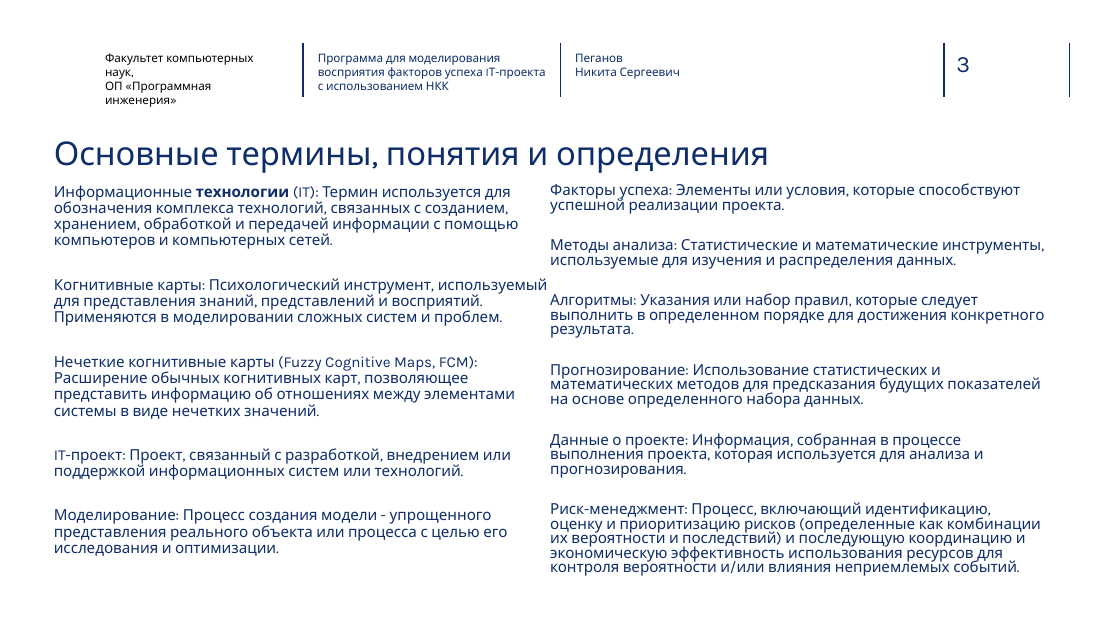
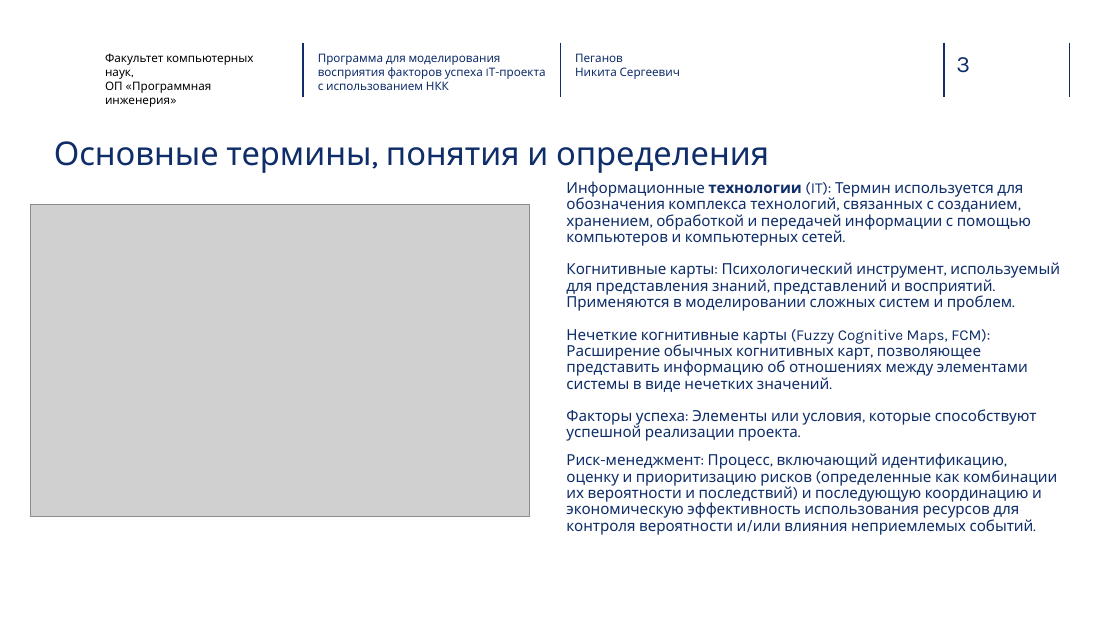
Before and after one commit to NikPeg/modeling_perception_success_factors, a slide deck: slide 3 of Презентация ВКР 2024.pptx. Drawn at 1120x630 pixels with LibreOffice and Linux fonts; fonts in the diff are those of the drawing; grey boxes stand for pictures; background and template pictures are left out. Boxes give left, top, right and bottom in pixels: in the first picture for what was removed or moved away, otherwise in the second. Text is boxed around its words. In the diff, an @@ line names an element or a change of style, - is before the commit and + after.

Commit message:
New presentation

```diff
--- a/Презентация ВКР 2024.pptx
+++ b/Презентация ВКР 2024.pptx
@@ picture added at <box>30,204,529,516</box> @@
@@ text removed at <box>550,183,1045,576</box> @@
-Факторы успеха: Элементы или условия, которые способствуют успешной реализации проекта.
-Методы анализа: Статистические и математические инструменты, используемые для изучения и распределения данных.
-Алгоритмы: Указания или набор правил, которые следует выполнить в определенном порядке для достижения конкретного результата.
-Прогнозирование: Использование статистических и математических методов для предсказания будущих показателей на основе определенного набора данных.
-Данные о проекте: Информация, собранная в процессе выполнения проекта, которая используется для анализа и прогнозирования.
-Риск-менеджмент: Процесс, включающий идентификацию, оценку и приоритизацию рисков (определенные как комбинации их вероятности и последствий) и последующую координацию и экономическую эффективность использования ресурсов для контроля вероятности и/или влияния неприемлемых событий.
@@ text at <box>566,181,1060,535</box>: text changed @@
-Информационные технологии (IT): Термин используется для обозначения комплекса технологий, связанных с созданием, хранением, обработкой и передачей информации с помощью компьютеров и компьютерных сетей.
-Когнитивные карты: Психологический инструмент, используемый для представления знаний, представлений и восприятий. Применяются в моделировании сложных систем и проблем.
-Нечеткие когнитивные карты (Fuzzy Cognitive Maps, FCM): Расширение обычных когнитивных карт, позволяющее представить информацию об отношениях между элементами системы в виде нечетких значений.
-IT-проект: Проект, связанный с разработкой, внедрением или поддержкой информационных систем или технологий.
-Моделирование: Процесс создания модели - упрощенного представления реального объекта или процесса с целью его исследования и оптимизации.
+Информационные технологии (IT): Термин используется для обозначения комплекса технологий, связанных с созданием, хранением, обработкой и передачей информации с помощью компьютеров и компьютерных сетей.
+Когнитивные карты: Психологический инструмент, используемый для представления знаний, представлений и восприятий. Применяются в моделировании сложных систем и проблем.
+Нечеткие когнитивные карты (Fuzzy Cognitive Maps, FCM): Расширение обычных когнитивных карт, позволяющее представить информацию об отношениях между элементами системы в виде нечетких значений.
+Факторы успеха: Элементы или условия, которые способствуют успешной реализации проекта.
+Риск-менеджмент: Процесс, включающий идентификацию, оценку и приоритизацию рисков (определенные как комбинации их вероятности и последствий) и последующую координацию и экономическую эффективность использования ресурсов для контроля вероятности и/или влияния неприемлемых событий.
```
Also in this commit, not shown: 4 other slides changed.
